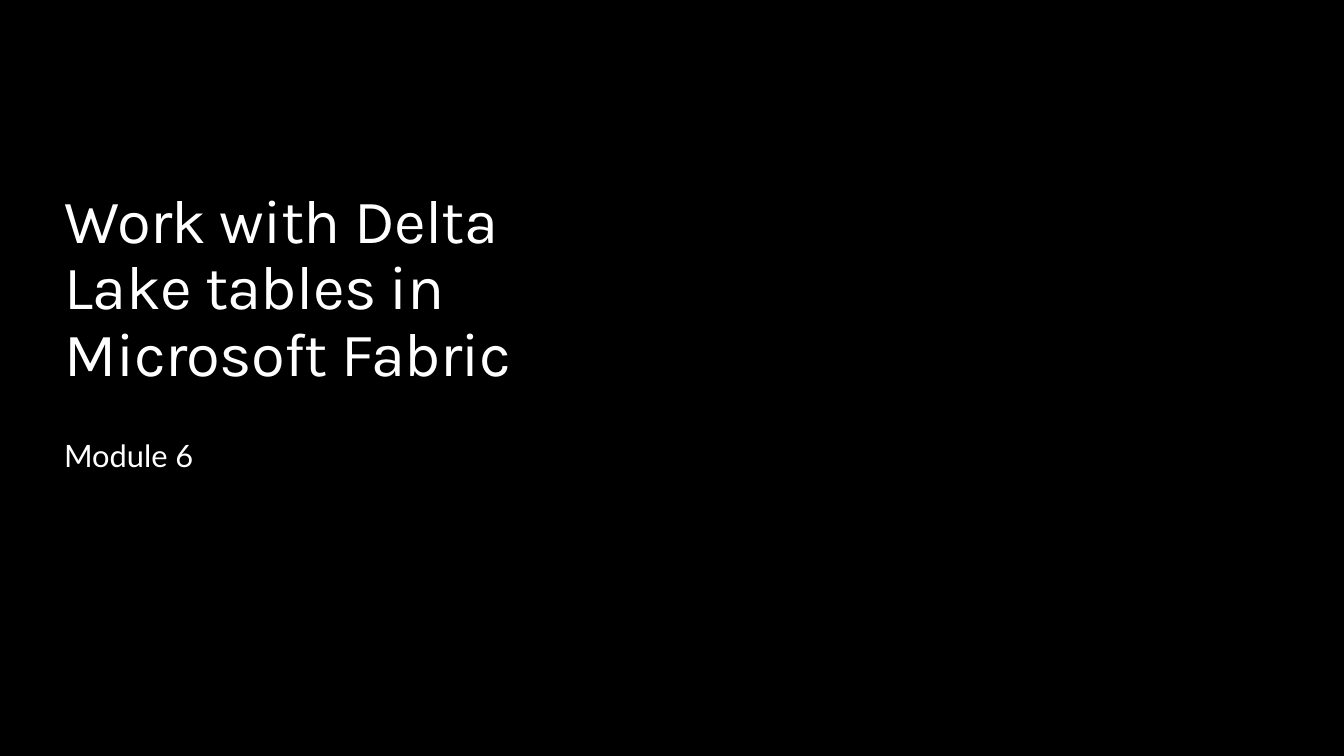
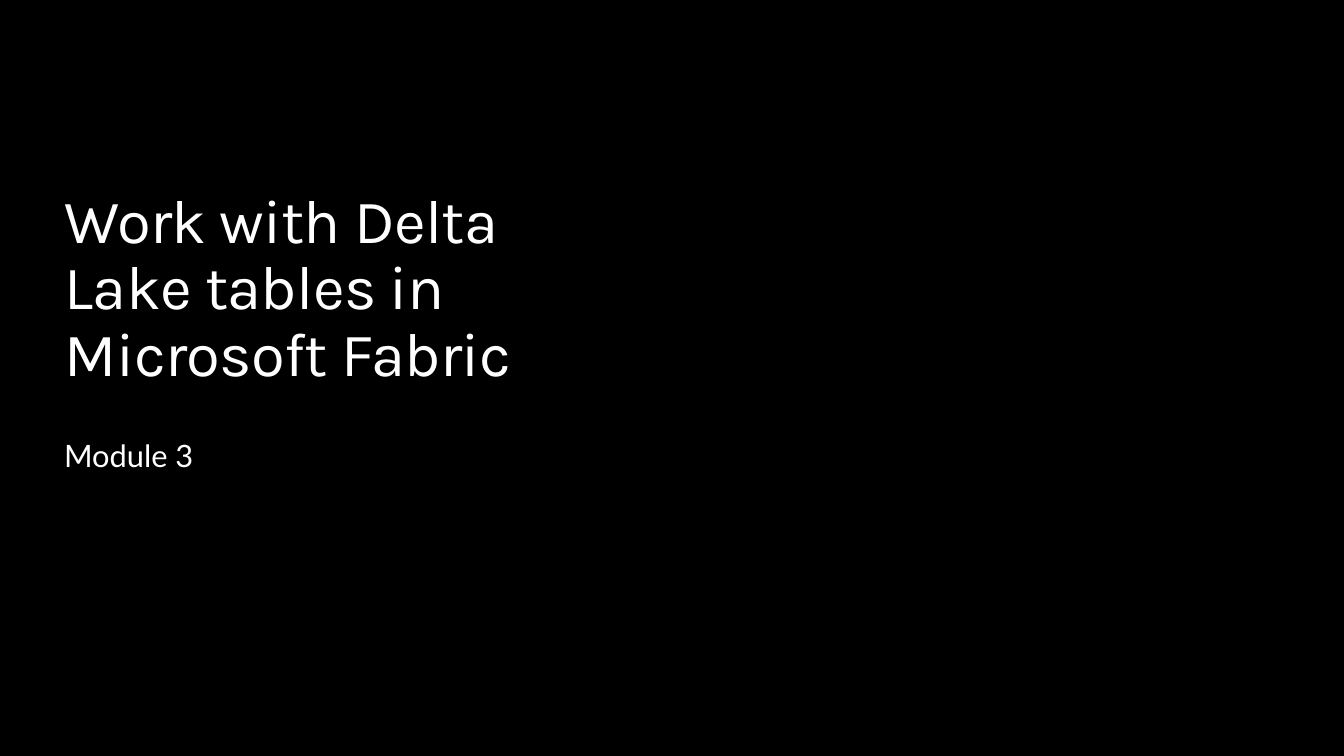
Before and after one commit to opsgility/fabric, a slide deck: slide 1 of slides/Dantoni-Opsgility-MSFabric-Module3 v2.pptx. Drawn at 1344x756 pixels with LibreOffice and Linux fonts; fonts in the diff are those of the drawing; background and template pictures are left out. Boxes give left, top, right and bottom in pixels: in the first picture for what was removed or moved away, otherwise in the second. Text is boxed around its words. In the diff, an @@ line names an element or a change of style, - is before the commit and + after.

```diff
--- a/slides/Dantoni-Opsgility-MSFabric-Module3 v2.pptx
+++ b/slides/Dantoni-Opsgility-MSFabric-Module3 v2.pptx
@@ text at (64, 444, 193, 468): text changed @@
-Module 6
+Module 3
```
Also in this commit, not shown: 8 other files.
